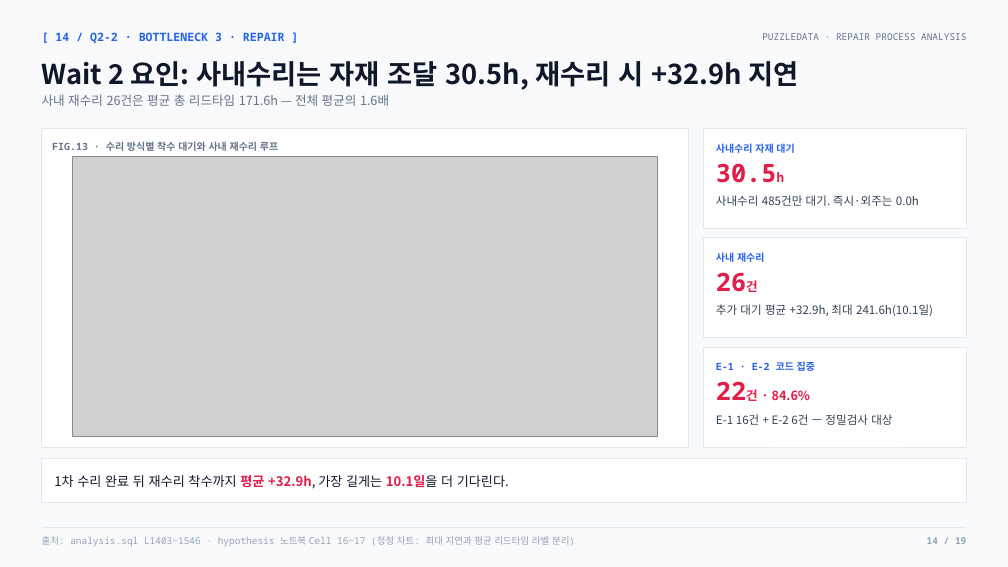
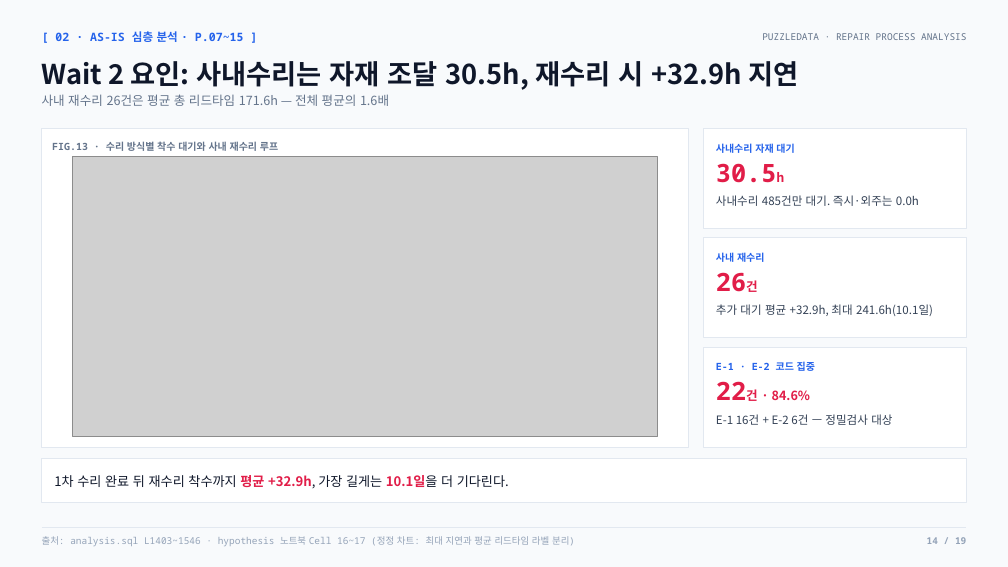
Before and after one commit to nus1245/puzzle_data, a slide deck: slide 14 of outputs/pptx/puzzledata_repair_report.pptx. Drawn at 1008x567 pixels with LibreOffice and Linux fonts; fonts in the diff are those of the drawing; grey boxes stand for pictures. Boxes give left, top, right and bottom in pixels: in the first picture for what was removed or moved away, otherwise in the second. Text is boxed around its words. In the diff, an @@ line names an element or a change of style, - is before the commit and + after.

```diff
--- a/outputs/pptx/puzzledata_repair_report.pptx
+++ b/outputs/pptx/puzzledata_repair_report.pptx
@@ text at box(55, 31, 244, 42): text changed @@
-[ 14 / Q2-2 · BOTTLENECK 3 · REPAIR ]
+[ 02 · AS-IS 심층 분석 · P.07~15 ]
```
Also in this commit, not shown: 17 other slides changed, 6 other files.
